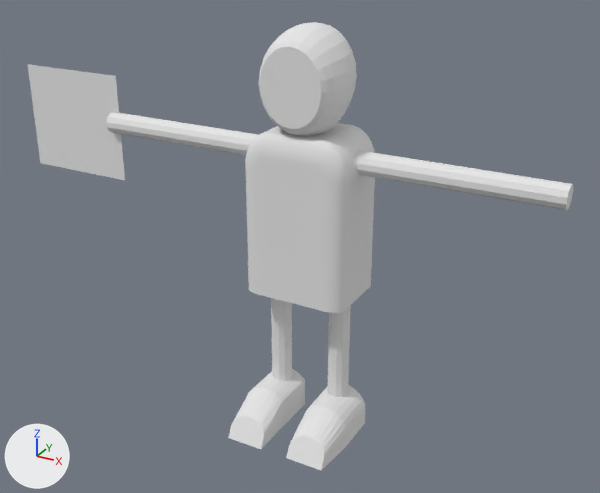
The Blender file Assets/Models/Rigged_Character.blend: old version first, new version second.
Rendered twice from a camera (50 mm lens) standing at (1.434, -2.56, 2.141) and looking at (-0.051, 0.141, 0.791). The axes (+X, +Y, +Z) are drawn at lower left. The lights are the same throughout.

Names of what the first picture shows: '20170120_225856', 'Personthing Prototype'.
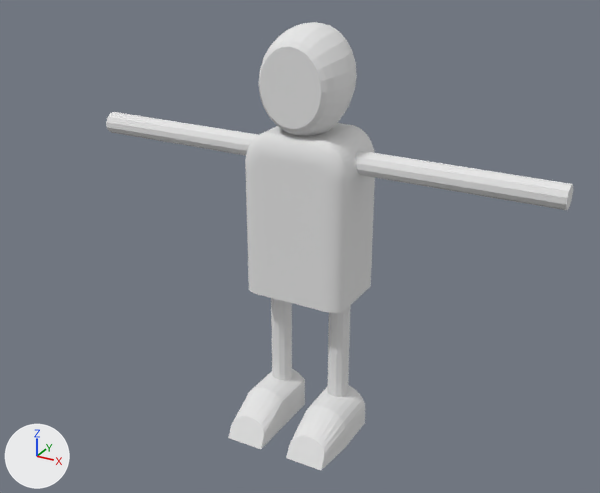
Commit message: Character stuff

Location of each change, (x1, y1, x2, y2) in pixels of the pictures (600 x 493 px):
'20170120_225856', hidden: before (28, 64, 125, 180)

What the commit changed:
Object '20170120_225856' (ob_20170120_225856) turns from (-90, 90, 0) to (0, 0, 0) degrees about x, y and z.
Object '20170120_225856' (ob_20170120_225856) is rescaled from (0.506, 0.506, 0.506) to (1.0, 1.0, 1.0).
Object '20170120_225856' (ob_20170120_225856) moves from (-1.179, 0.127, 1.162) to (0.0, 0.0, 0.0).
Object '20170120_225856' (ob_20170120_225856) is now hidden.
